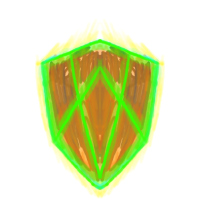
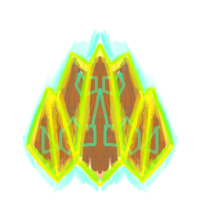
Revision of a layered 200px x 200px image; what changed, layer by layer:
added layer "bulwark light" above "bulwark lines" over [25, 41, 175, 183]
added layer "bulwark lines" above "bulwark color" over [24, 43, 176, 188]
added layer "bulwark color" above "bulwark glow" over [29, 54, 171, 181]
added layer "bulwark glow" above "bulwark back" over [22, 28, 178, 194]
added layer "bulwark back" above "rampart light" over [33, 55, 167, 176]
hid "aegis light" over [37, 37, 163, 191]
hid "aegis lines" over [39, 38, 161, 191]
hid "aegis color" over [43, 43, 157, 183]
hid "aegis glow" over [34, 18, 166, 199]
hid "aegis back" over [47, 44, 153, 183]
